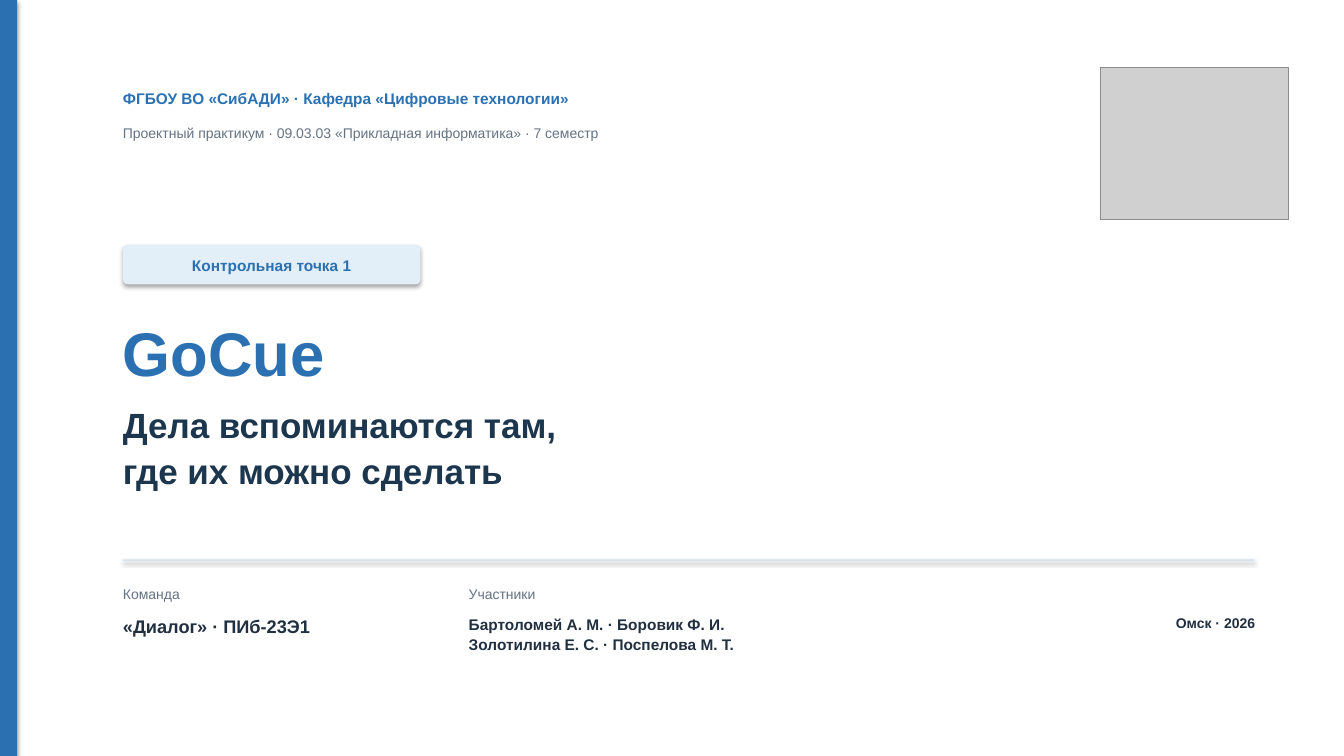
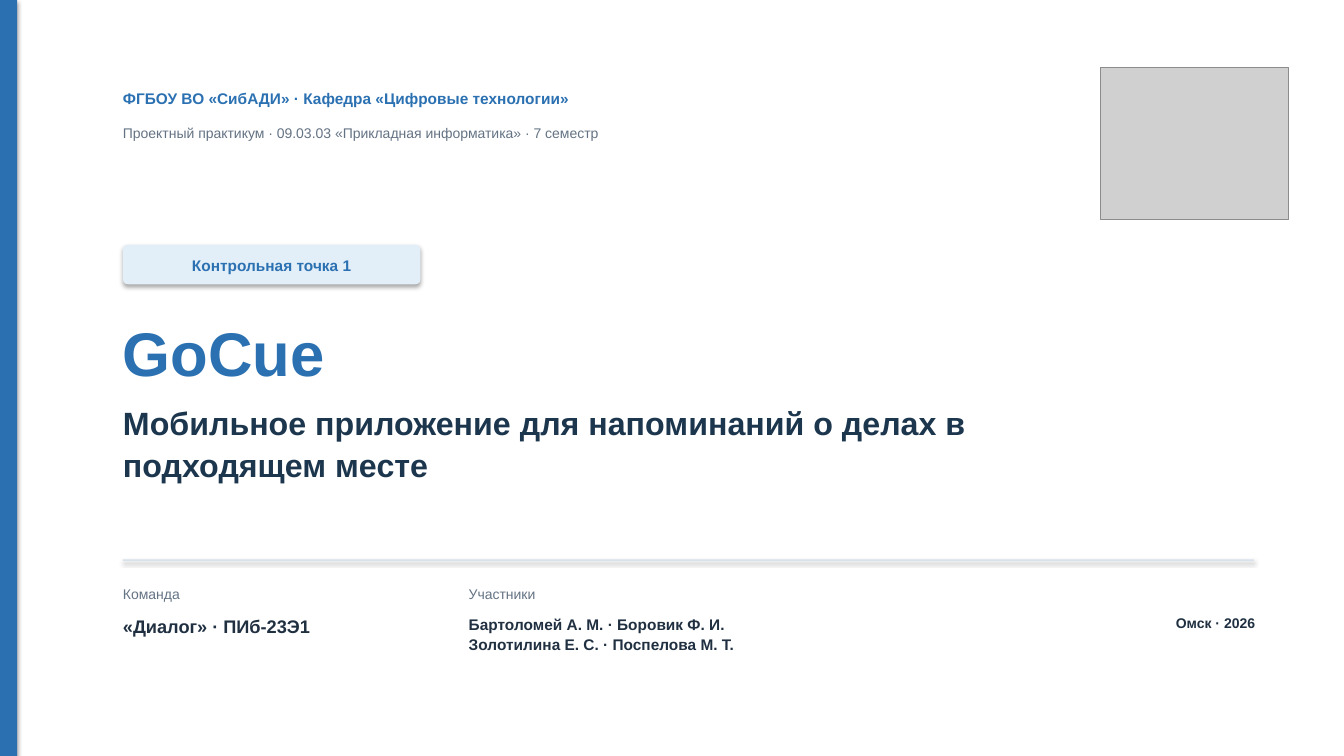
Before and after one commit to techmo0/GoCue, a slide deck: slide 1 of docs/lab-01/Презентация_GoCue_КТ1.pptx. Drawn at 1344x756 pixels with LibreOffice and Linux fonts; fonts in the diff are those of the drawing; grey boxes stand for pictures. Boxes give left, top, right and bottom in pixels: in the first picture for what was removed or moved away, otherwise in the second. Text is boxed around its words. In the diff, an @@ line names an element or a change of style, - is before the commit and + after.

```diff
--- a/docs/lab-01/Презентация_GoCue_КТ1.pptx
+++ b/docs/lab-01/Презентация_GoCue_КТ1.pptx
@@ text at [123, 411, 965, 484]: text changed; size 25 to 23 pt @@
-Дела вспоминаются там,
-где их можно сделать
+Мобильное приложение для напоминаний о делах в подходящем месте
```
Also in this commit, not shown: 6 other slides changed, 2 slides added, 2 slides removed, 1 other file.
